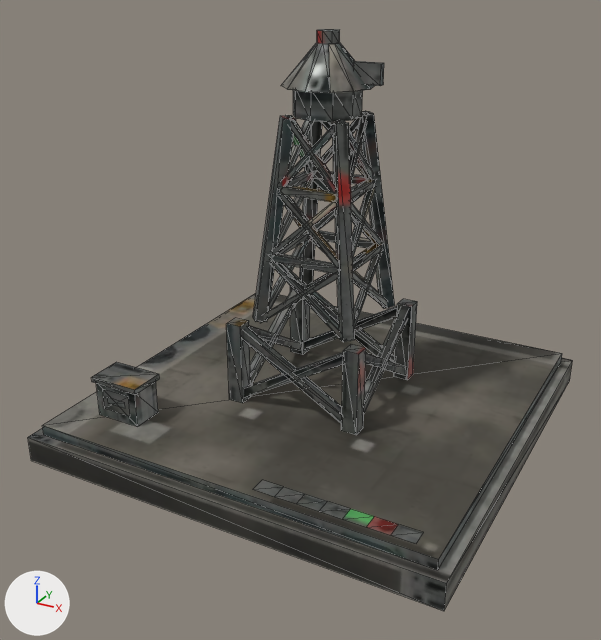
The glTF model game/world/models/sensor_post.glb as it was, and as the next commit left it.
The view is the same before and after, from a 50 mm lens placed at (0.665, -1.306, 0.855), pointed at (-0.013, -0.073, 0.239). The lights are fixed; the arrows at lower left show +X, +Y and +Z. The picture after the commit comes second. Mesh edges are drawn as thin lines. Where no turn or scale is listed for an object, it has been applied to the vertices. Vertices at exactly the same position are counted once.

In view in the first picture: 'move_sensor', 'te_sensor_post'.
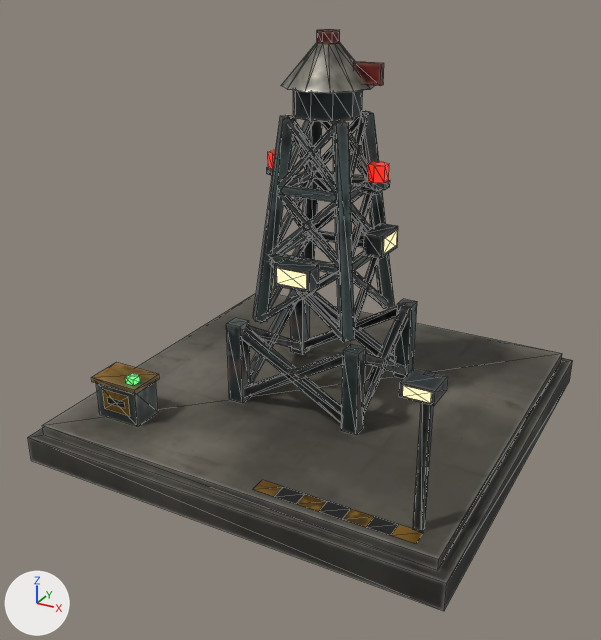
Pixel boxes (x1, y1, x2, y2) of what changed, in the pictures (601 x 640 px):
'te_sensor_post', surface changed, reshaped
    both: (28, 90, 573, 611)
'move_sensor', surface changed
    both: (282, 29, 384, 93)
part 1 of me_te_sensor_post, added
    after: (125, 374, 140, 386)
part 2 of me_te_sensor_post, added
    after: (294, 175, 302, 184)
part 3 of me_te_sensor_post, added
    after: (352, 183, 379, 195)
part 4 of me_te_sensor_post, added
    after: (268, 150, 275, 169)
part 5 of me_te_sensor_post, added
    after: (366, 180, 390, 190)
part 6 of me_te_sensor_post, added (red)
    after: (368, 162, 389, 183)
part 7 of me_te_sensor_post, added
    after: (274, 259, 319, 293)
part 8 of me_te_sensor_post, added
    after: (363, 223, 398, 258)
part 9 of me_te_sensor_post, added
    after: (413, 371, 434, 532)
part 10 of me_te_sensor_post, added
    after: (399, 368, 448, 406)
part 11 of me_te_sensor_post, added
    after: (403, 386, 431, 403)
part 12 of me_te_sensor_post, added (beige)
    after: (277, 268, 307, 289)
part 13 of me_te_sensor_post, added
    after: (384, 231, 397, 254)
part 14 of me_te_sensor_post, surface changed
    both: (28, 90, 573, 611)
part 15 of me_move_sensor, surface changed
    both: (281, 29, 384, 93)

Diff of the bpy script that builds the scene:
```diff
--- a/game/world/models/sensor_post.glb.py
+++ b/game/world/models/sensor_post.glb.py
@@ mat_te_sensor_post @@
 n0 = _N.new('ShaderNodeBsdfPrincipled'); n0.name = 'Principled BSDF'
+n0.inputs[28].default_value = 1.0  # 'Emission Strength'
 n1 = _N.new('ShaderNodeOutputMaterial'); n1.name = 'Material Output'
 n2 = _N.new('ShaderNodeTexImage'); n2.name = 'Image Texture'
-n2.image = img_te_sensor_post_color
+n2.image = img_te_sensor_post_glow
+n4 = _N.new('ShaderNodeTexImage'); n4.name = 'Image Texture.001'
+n4.image = img_te_sensor_post_color
 n3 = _N.new('ShaderNodeSeparateColor'); n3.name = 'Separate Color'
-n4 = _N.new('ShaderNodeTexImage'); n4.name = 'Image Texture.001'
-n4.image = img_te_sensor_post_finish
+n5 = _N.new('ShaderNodeTexImage'); n5.name = 'Image Texture.002'
+n5.image = img_te_sensor_post_finish
 _L.new(n0.outputs[0], n1.inputs[0])  # 'BSDF' to 'Surface'
-_L.new(n2.outputs[0], n0.inputs[0])  # 'Color' to 'Base Color'
 _L.new(n3.outputs[2], n0.inputs[1])  # 'Blue' to 'Metallic'
 _L.new(n3.outputs[1], n0.inputs[2])  # 'Green' to 'Roughness'
-_L.new(n4.outputs[0], n3.inputs[0])  # 'Color' to 'Color'
+_L.new(n2.outputs[0], n0.inputs[27])  # 'Color' to 'Emission Color'
+_L.new(n4.outputs[0], n0.inputs[0])  # 'Color' to 'Base Color'
+_L.new(n5.outputs[0], n3.inputs[0])  # 'Color' to 'Color'
@@ me_te_sensor_post @@
-me_te_sensor_post.from_pydata(...)  # 464 vertices, 678 faces; spans x -0.4..0.4, y -0.4..0.4, z 0.0..0.65
+me_te_sensor_post.from_pydata(...)  # 600 vertices, 874 faces; spans x -0.4..0.4, y -0.4..0.4, z 0.0..0.65
+# me_te_sensor_post part 1: a new loose piece, a box spanning x -0.249..-0.231, y -0.294..-0.276, z 0.15..0.162, in mat_te_sensor_post
+# me_te_sensor_post part 2: a new loose piece, a box spanning x -0.1..-0.053, y -0.006..0.006, z 0.474..0.486, in mat_te_sensor_post
+# me_te_sensor_post part 3: a new loose piece, a box spanning x 0.053..0.1, y -0.006..0.006, z 0.474..0.486, in mat_te_sensor_post
+# me_te_sensor_post part 4: a new loose piece, a 6-sided cylinder along z spanning x -0.116..-0.084, y -0.018..0.018, z 0.498..0.527, in mat_te_sensor_post
+# me_te_sensor_post part 5: a new loose piece, a 6-sided cylinder along z spanning x 0.082..0.118, y -0.021..0.021, z 0.486..0.498, in mat_te_sensor_post
+# me_te_sensor_post part 6: a new loose piece, a 6-sided cylinder along z spanning x 0.084..0.116, y -0.018..0.018, z 0.498..0.527, in mat_te_sensor_post
+# me_te_sensor_post part 7: a new loose piece, a box spanning x -0.035..0.035, y -0.127..-0.093, z 0.321..0.361, in mat_te_sensor_post
+# me_te_sensor_post part 8: a new loose piece, a box spanning x 0.093..0.127, y -0.035..0.035, z 0.371..0.411, in mat_te_sensor_post
+# me_te_sensor_post part 9: a new loose piece, a box spanning x 0.323..0.337, y -0.337..-0.323, z 0.07..0.33, in mat_te_sensor_post
+# me_te_sensor_post part 10: a new loose piece, a box spanning x 0.305..0.355, y -0.375..-0.325, z 0.309..0.331, in mat_te_sensor_post
+# me_te_sensor_post part 11: 8 vertices added at x 0.31..0.35, y -0.376..-0.33, z 0.308..0.328
+# me_te_sensor_post part 12: 4 vertices added at x -0.029..0.029, y -0.128, z 0.327..0.355
+# me_te_sensor_post part 13: 4 vertices added at x 0.128, y -0.029..0.029, z 0.377..0.405
+# me_te_sensor_post part 14: 672 kept faces spanning x -0.4..0.4, y -0.4..0.4, z 0.0..0.65 get new texture (UV) coordinates
+# other edits to the shape of me_te_sensor_post do not show in these pictures
 me_te_sensor_post.materials.append(mat_te_sensor_post)
@@ me_move_sensor @@
 me_move_sensor.from_pydata(...)  # 44 vertices, 84 faces; spans x -0.08..0.1, y -0.08..0.08, z 0.0..0.09
+# me_move_sensor part 15: texture (UV) coordinates of 84 of 84 faces, centred in x -0.063..0.1, y -0.073..0.073, z 0.0..0.09, changed; they spanned u 0.02..0.99, v 0.15..0.99 and now span u 0.19..0.99, v 0.1..0.98
 me_move_sensor.materials.append(mat_te_sensor_post)
```
